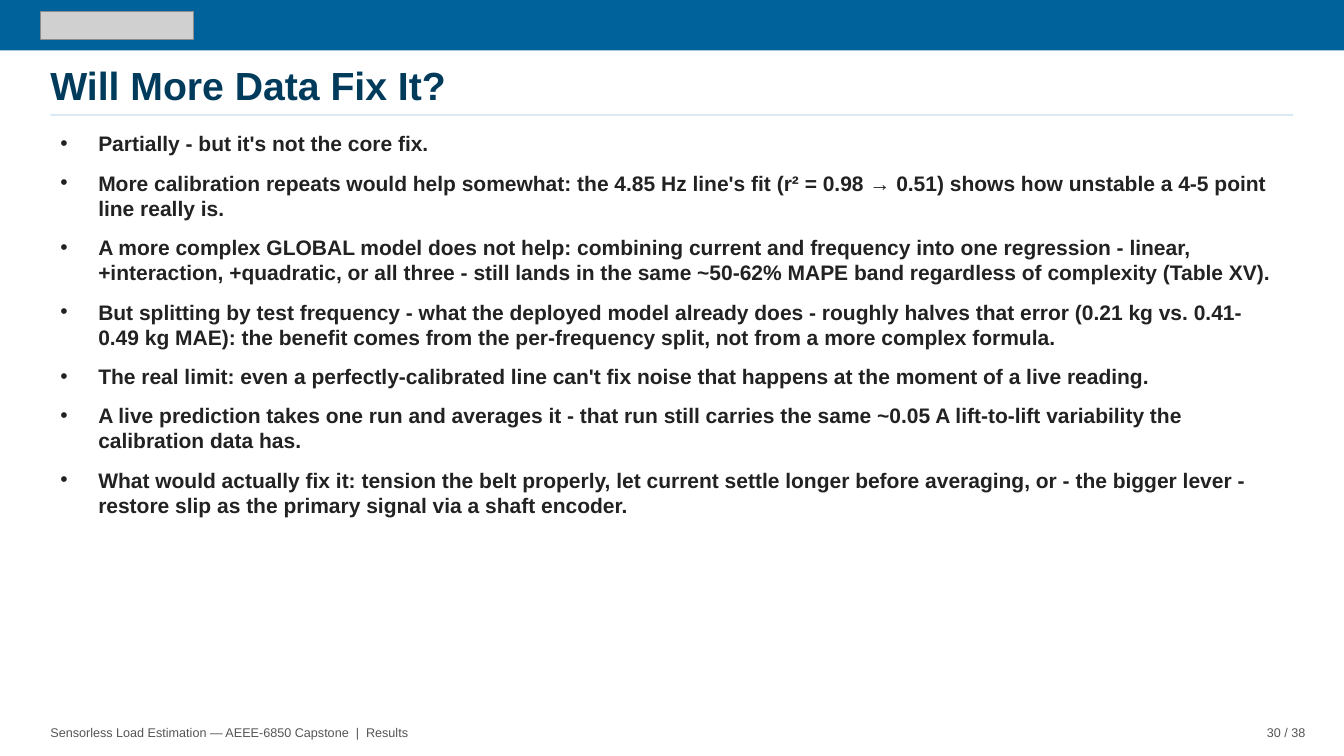
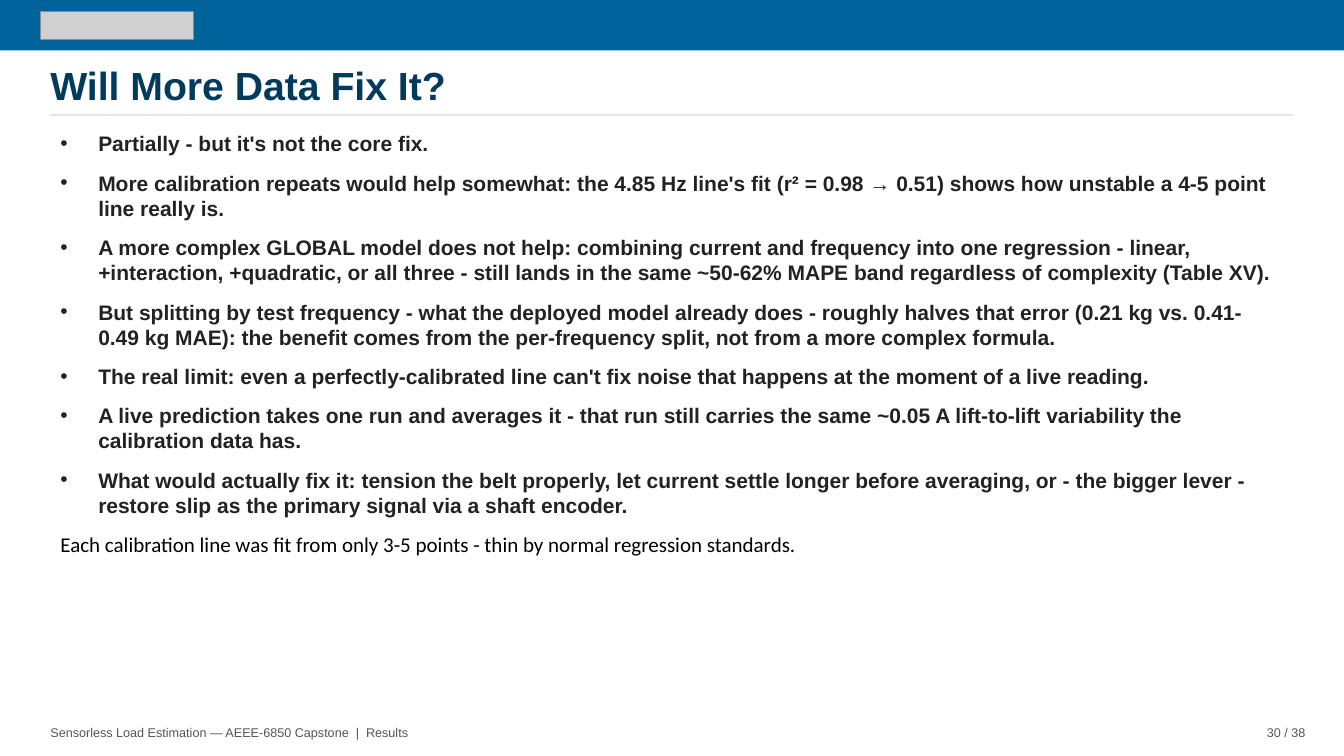
Before and after one commit to David-4529/Capstone, a slide deck: slide 28 of docs/paper/Sensorless_Load_Estimation_Deck_Rev17.pptx. Drawn at 1344x756 pixels with LibreOffice and Linux fonts; fonts in the diff are those of the drawing; grey boxes stand for pictures. Boxes give left, top, right and bottom in pixels: in the first picture for what was removed or moved away, otherwise in the second. Text is boxed around its words. In the diff, an @@ line names an element or a change of style, - is before the commit and + after.

```diff
--- a/docs/paper/Sensorless_Load_Estimation_Deck_Rev17.pptx
+++ b/docs/paper/Sensorless_Load_Estimation_Deck_Rev17.pptx
@@ text at [60, 537, 795, 556]: paragraph added @@
+Each calibration line was fit from only 3-5 points - thin by normal regression standards.
```
Also in this commit, not shown: 2 other slides changed, 1 slide removed.
